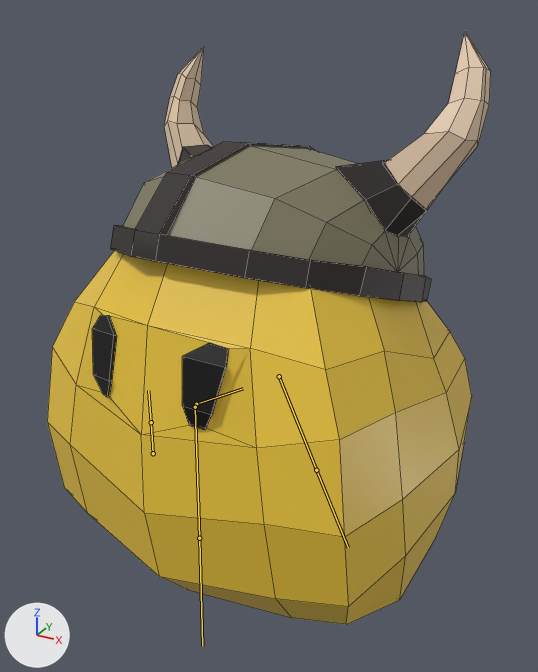
Before and after pictures for a commit that changed the FBX model Assets/Prefabs/Models/FighterBlob.fbx.
Before and after are seen from a camera (50 mm lens) standing at (0.928, -1.68, 1.468) and looking at (0.047, -0.078, 0.667). Every picture has the same lights, and +X, +Y and +Z are marked at lower left. Both versions are drawn at frame 45 of the action 'Armature|Idle'; the numbers are the values there. The bones that bend it are drawn over the model as lines. Mesh edges are drawn as thin lines.

Names of what the first picture shows: 'Cube', 'Helmet'.
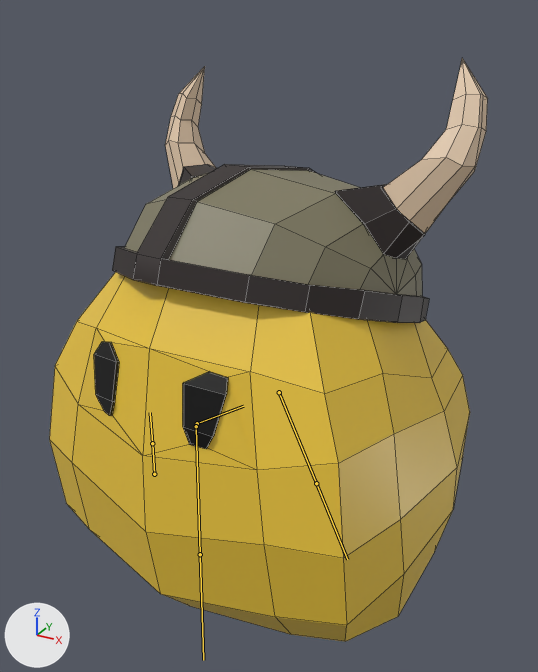
Commit message: Adjusted ffloating in idle animation

Location of each change, (x1, y1, x2, y2) in pixels of the pictures (538 x 672 px):
```json
{"object": "Cube", "change": "posed", "before": [47, 250, 472, 625], "after": [50, 272, 470, 642]}
{"object": "Helmet", "change": "posed", "before": [110, 32, 491, 302], "after": [112, 58, 488, 323]}
{"bone": "Body", "before": "(196, 404) to (243, 388)", "after": "(197, 423) to (243, 406)"}
```

Scene script edits in JSON lines:
```json
{"block": "bone_body", "where": "bone_body = bpy.data.objects['Armature'].pose.bones['Body']"}
{"op": "set", "path": "bone_body.location", "old": "(0.362, -0.059, -0.027)", "new": "(0.245, -0.049, -0.022)"}
```
